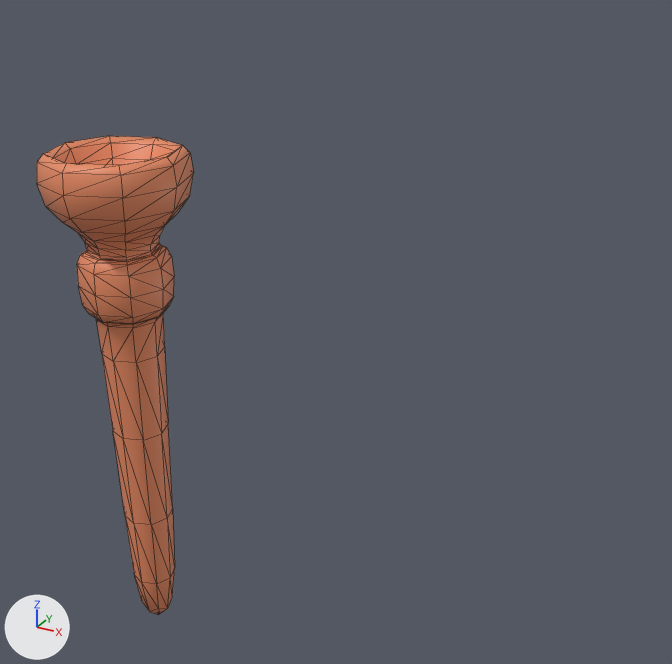
A saved change to the glTF model sample/assets/props/torch/torch.glb.
The view is the same before and after, from a 50 mm lens placed at (0.682, -0.751, 0.516), pointed at (-0.018, 0.522, -0.121). Lighting does not change. The marker at lower left points along +X, +Y and +Z. Mesh edges are drawn as thin lines. Objects named as collision shapes, trigger or cutter boxes, shadow casters or lower levels of detail are left out.

Names of what the first picture shows: 'Torch'.
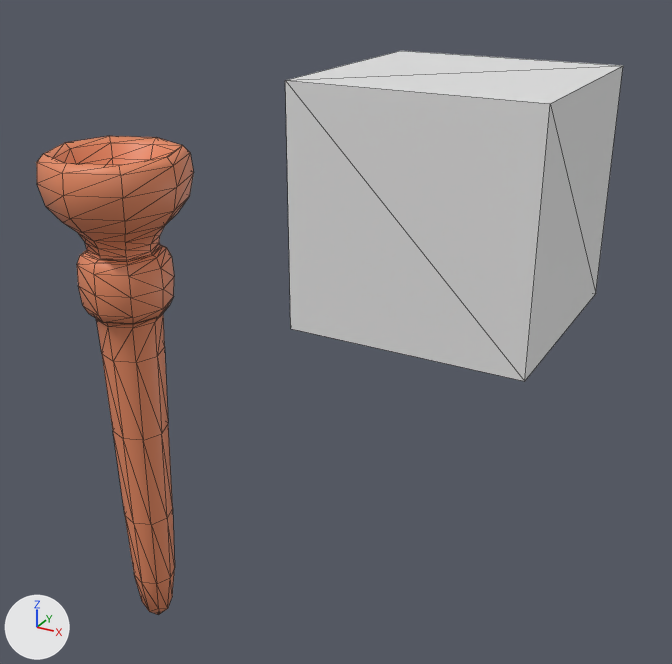
Pixel boxes [x1, y1, x2, y2] of what changed, in the pictures (672 x 664 px):
'NoImport', added: after [285, 51, 623, 381]

The change, as a diff of the scene's bpy script:
```diff
--- a/sample/assets/props/torch/torch.glb.py
+++ b/sample/assets/props/torch/torch.glb.py
@@ me_cube_002 @@
+me_cube_002.from_pydata(...)  # a box spanning x -0.25..0.25, y -0.25..0.25, z -0.25..0.25
@@ ob_noimport @@
+ob_noimport = bpy.data.objects.new('NoImport', me_cube_002)
+ob_noimport.location = (0.0, 1.0, 0.0)
```
